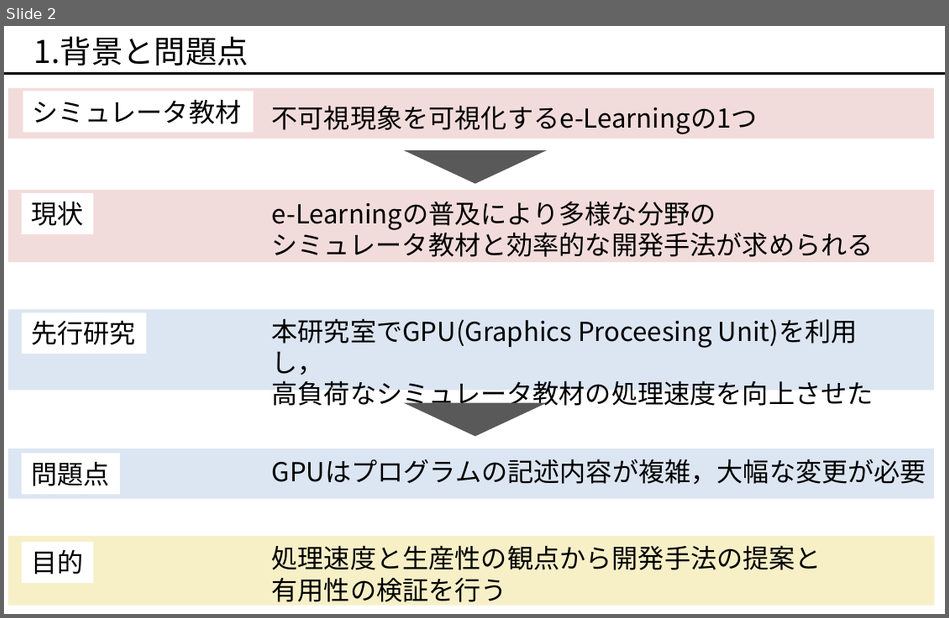
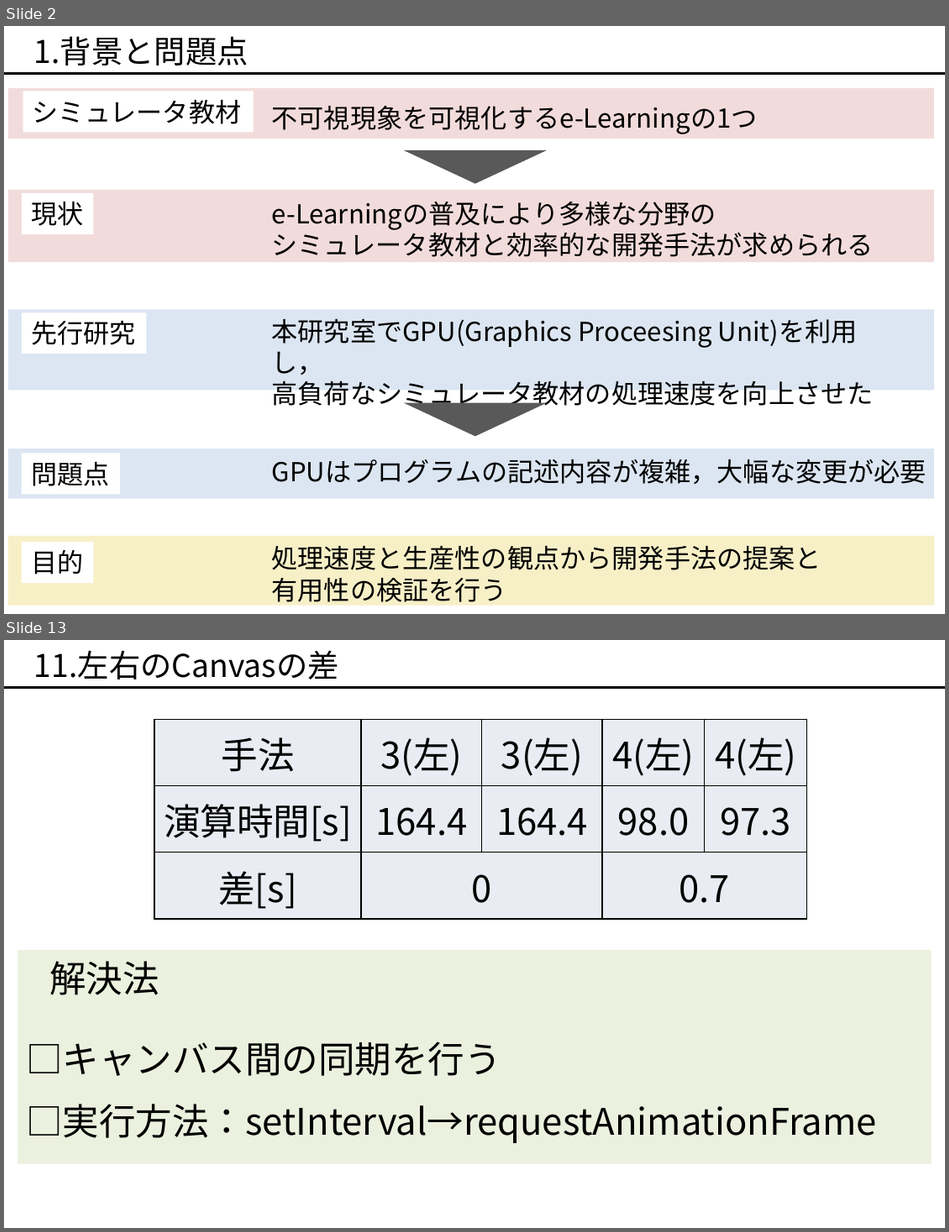
Before and after one commit to okmtaoo/-, a slide deck: presentation/出す.pptx. Shown one above the other, each under a label of ours: slide 2 before the commit, slides 2 and 13 after it; the slides between them are not shown. The pictures are 949x618 and 949x1232 pixels, drawn with LibreOffice and Linux fonts; fonts in the diff are those of the drawing. Boxes give left, top, right and bottom in pixels: in the first picture for what was removed or moved away, otherwise in the second. Text is boxed around its words. In the diff, an @@ line names an element or a change of style, - is before the commit and + after.

```diff
--- a/presentation/出す.pptx
+++ b/presentation/出す.pptx
@@ slide 13 added at [4,640,945,1228], background #FFFFFF @@
@@ text added at [34,650,339,679], 24 pt, text #000000 @@
+11.左右のCanvasの差
@@ line added from (4, 688) to (945, 688), #000000 2 pt @@
@@ table added at [154,719,807,919], 3 rows, 5 columns @@
+手法 | 3(左) | 3(左) | 4(左) | 4(左)
+演算時間[s] | 164.4 | 164.4 | 98.0 | 97.3
+差[s] | 0 |  | 0.7 | 
@@ rectangle added at [18,949,931,1163], fill #EBF1DE @@
@@ text added at [50,961,160,995], 28 pt, text #000000 @@
+解決法
@@ text added at [27,1042,501,1076], 28 pt, text #000000 @@
+□キャンバス間の同期を行う
@@ text added at [27,1104,877,1143], 28 pt, text #000000 @@
+□実行方法：setInterval→requestAnimationFrame
```
Also in this commit, not shown: 9 slides changed, 3 other slides added, 6 slides removed, 1 other file.
